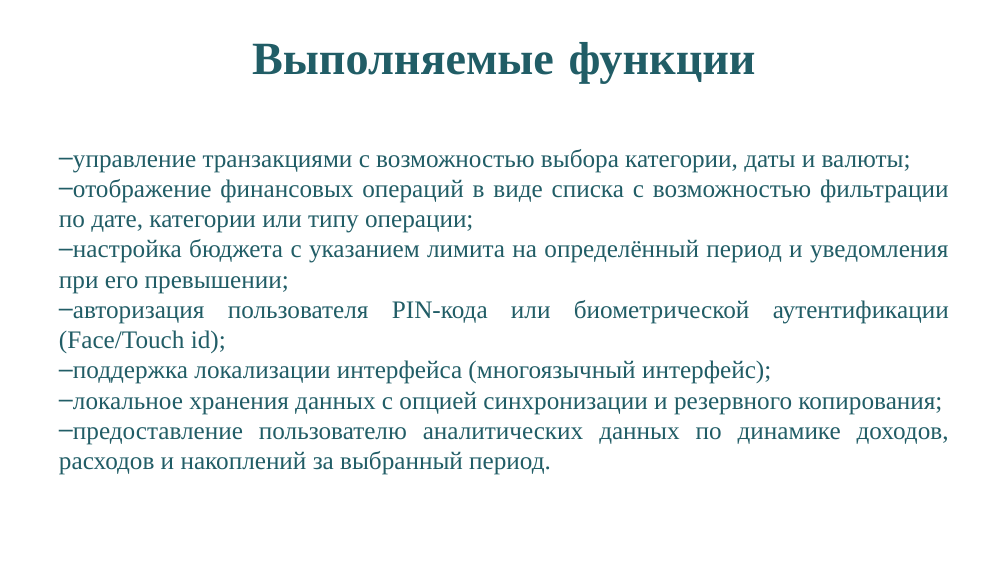
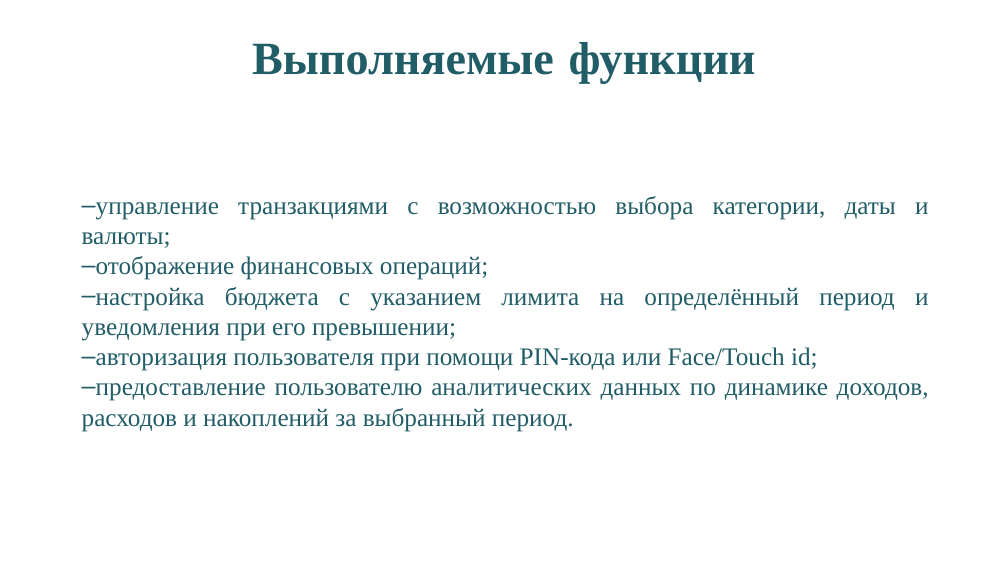
Before and after one commit to nastyatomchuk/diplom, a slide deck: slide 4 of Томчук А.С. Презентация.pptx. Drawn at 1008x567 pixels with LibreOffice and Linux fonts; fonts in the diff are those of the drawing; background and template pictures are left out. Boxes give left, top, right and bottom in pixels: in the first picture for what was removed or moved away, otherwise in the second. Text is boxed around its words. In the diff, an @@ line names an element or a change of style, - is before the commit and + after.

```diff
--- a/Томчук А.С. Презентация.pptx
+++ b/Томчук А.С. Презентация.pptx
@@ text "управление транзакциями с возможностью выбора ...": place and size @@
-text "управление транзакциями с возможностью выбора ..." at (59,149,949,475)
+text "управление транзакциями с возможностью выбора ..." at (82,196,929,432)
@@ text at (96,256,488,280): text changed @@
-‒ отображение финансовых операций в виде списка с возможностью фильтрации по дате, категории или типу операции;
+‒ отображение финансовых операций;
@@ text at (96,347,818,371): text changed @@
-‒ авторизация пользователя PIN-кода или биометрической аутентификации (Face/Touch id);
-‒ поддержка локализации интерфейса (многоязычный интерфейс);
-‒ локальное хранения данных с опцией синхронизации и резервного копирования;
+‒ авторизация пользователя при помощи PIN-кода или Face/Touch id;
```
Also in this commit, not shown: 3 other slides changed, 19 other files.
